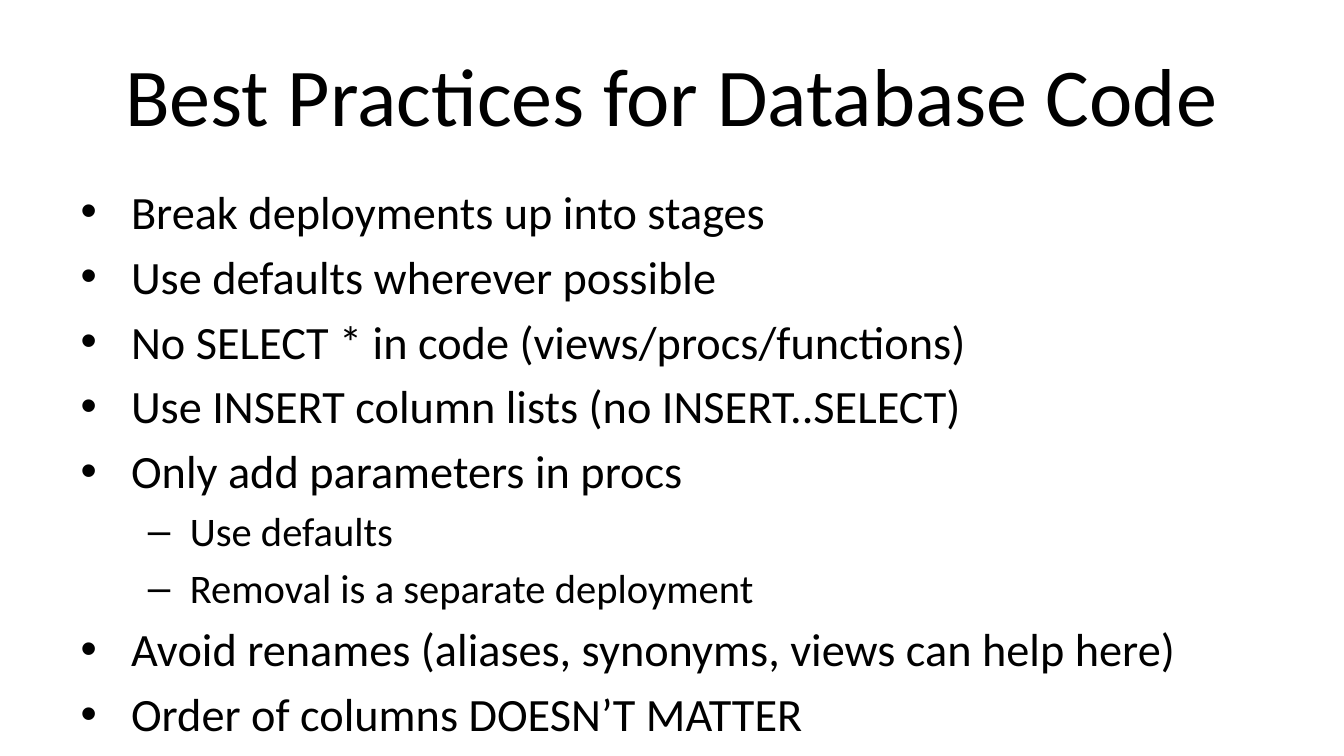
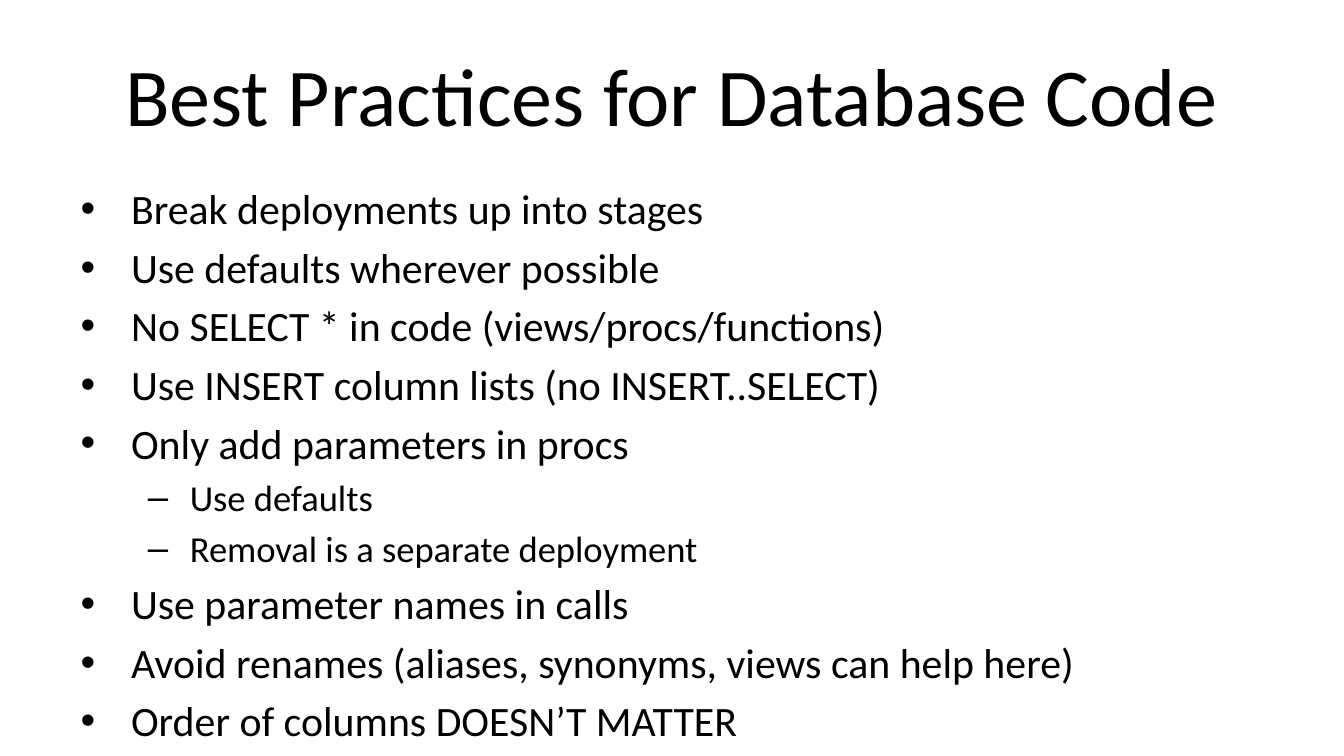
Before and after one commit to way0utwest/ZeroDowntime, a slide deck: slide 35 of VSLive_LasVegas2023_W19_ArchitectZeroDowntime.pptx. Drawn at 1344x756 pixels with LibreOffice and Linux fonts; fonts in the diff are those of the drawing; background and template pictures are left out. Boxes give left, top, right and bottom in pixels: in the first picture for what was removed or moved away, otherwise in the second. Text is boxed around its words. In the diff, an @@ line names an element or a change of style, - is before the commit and + after.

```diff
--- a/VSLive_LasVegas2023_W19_ArchitectZeroDowntime.pptx
+++ b/VSLive_LasVegas2023_W19_ArchitectZeroDowntime.pptx
@@ text at [131, 195, 1073, 737]: size 24.8 to 22.4 pt in "Break deployments up into stages", "Use defaults wherever possible", "No SELECT * in code (views/procs/functions)", "Use INSERT column lists (no INSERT..SELECT)" and 3 more places; size 21.7 to 19.6 pt in "Use defaults", "Removal is a separate deployment" @@
@@ text at [131, 590, 629, 626]: paragraph added @@
+• Use parameter names in calls
```
Also in this commit, not shown: 11 other slides changed.
